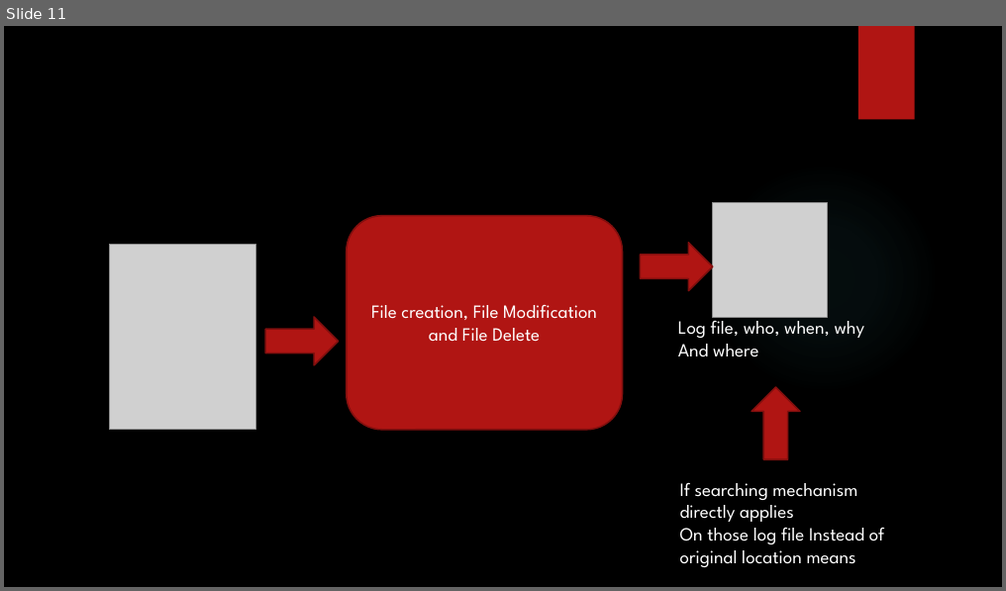
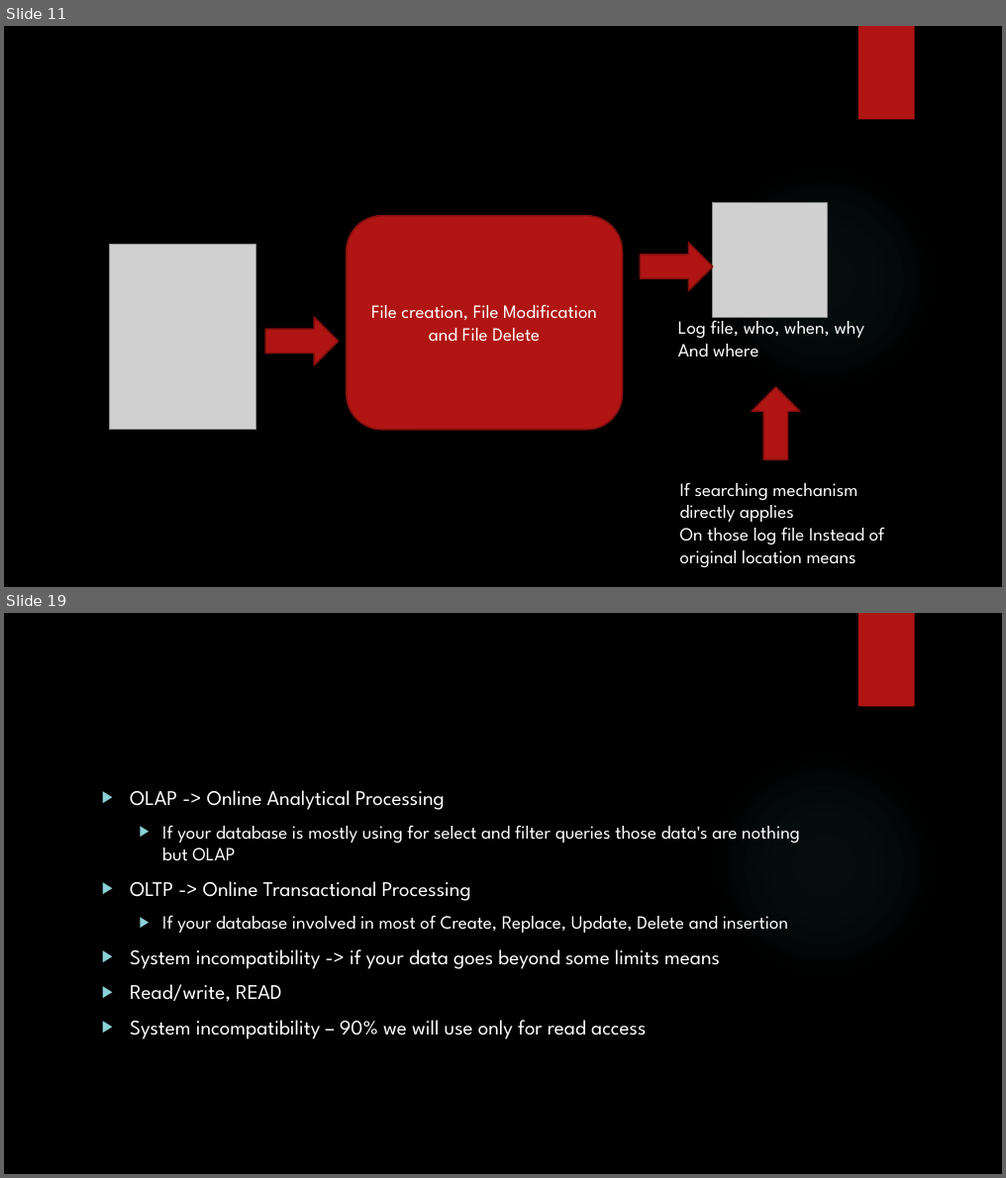
Before and after one commit to karthick1808/DW001, a slide deck: Bigdata Basics.pptx. Shown one above the other, each under a label of ours: slide 11 before the commit, slides 11 and 19 after it; the slides between them are not shown. The pictures are 1006x591 and 1006x1178 pixels, drawn with LibreOffice and Linux fonts; fonts in the diff are those of the drawing; grey boxes stand for pictures; background and template pictures are left out. Boxes give left, top, right and bottom in pixels: in the first picture for what was removed or moved away, otherwise in the second. Text is boxed around its words. In the diff, an @@ line names an element or a change of style, - is before the commit and + after.

```diff
--- a/Bigdata Basics.pptx
+++ b/Bigdata Basics.pptx
@@ slide 19 added at [4, 613, 1002, 1174], background picture (left out); not listed: 2 template elements that a slide beside it also shows @@
@@ text added at [130, 790, 800, 1040], 20 pt, text #FFFFFF @@
+▶ OLAP -> Online Analytical Processing
+  ▶ If your database is mostly using for select and filter queries those data's are nothing but OLAP
+▶ OLTP -> Online Transactional Processing
+  ▶ If your database involved in most of Create, Replace, Update, Delete and insertion
+▶ System incompatibility -> if your data goes beyond some limits means
+▶ Read/write, READ
+▶ System incompatibility – 90% we will use only for read access
```
Also in this commit, not shown: 8 other slides added.
